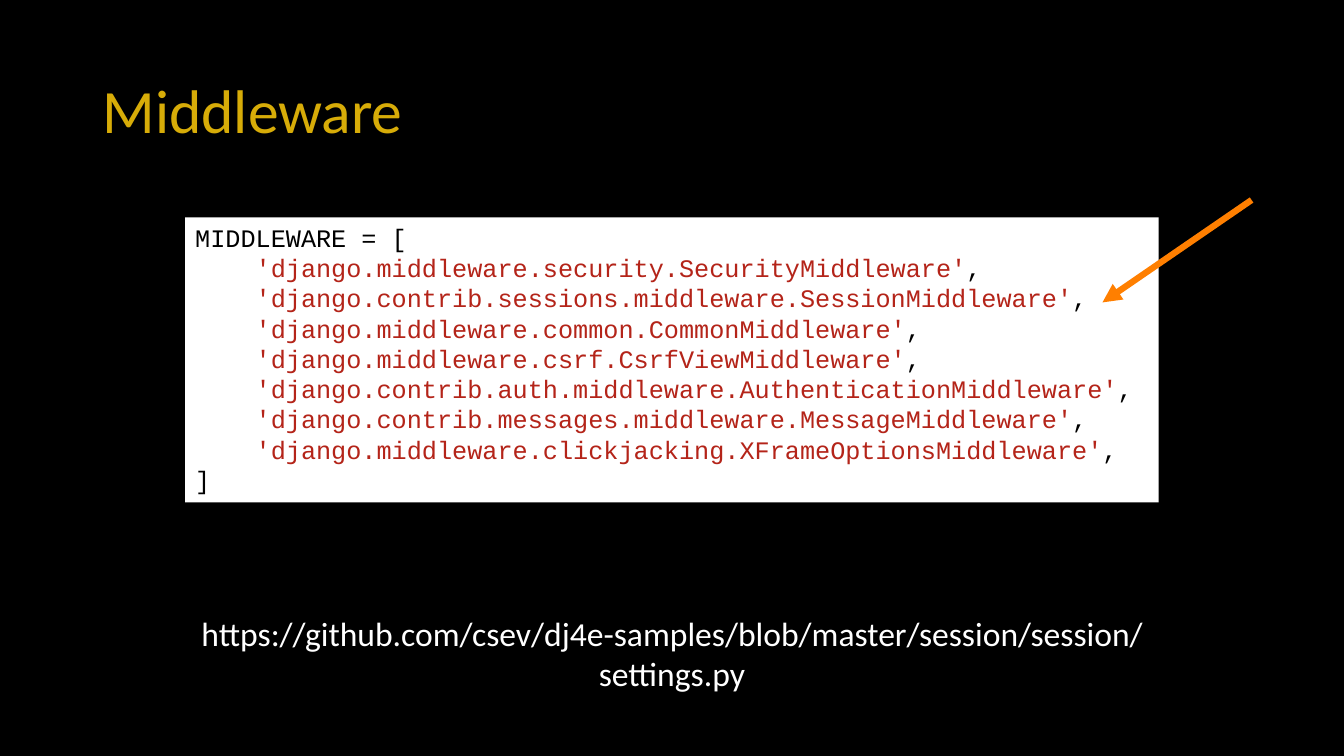
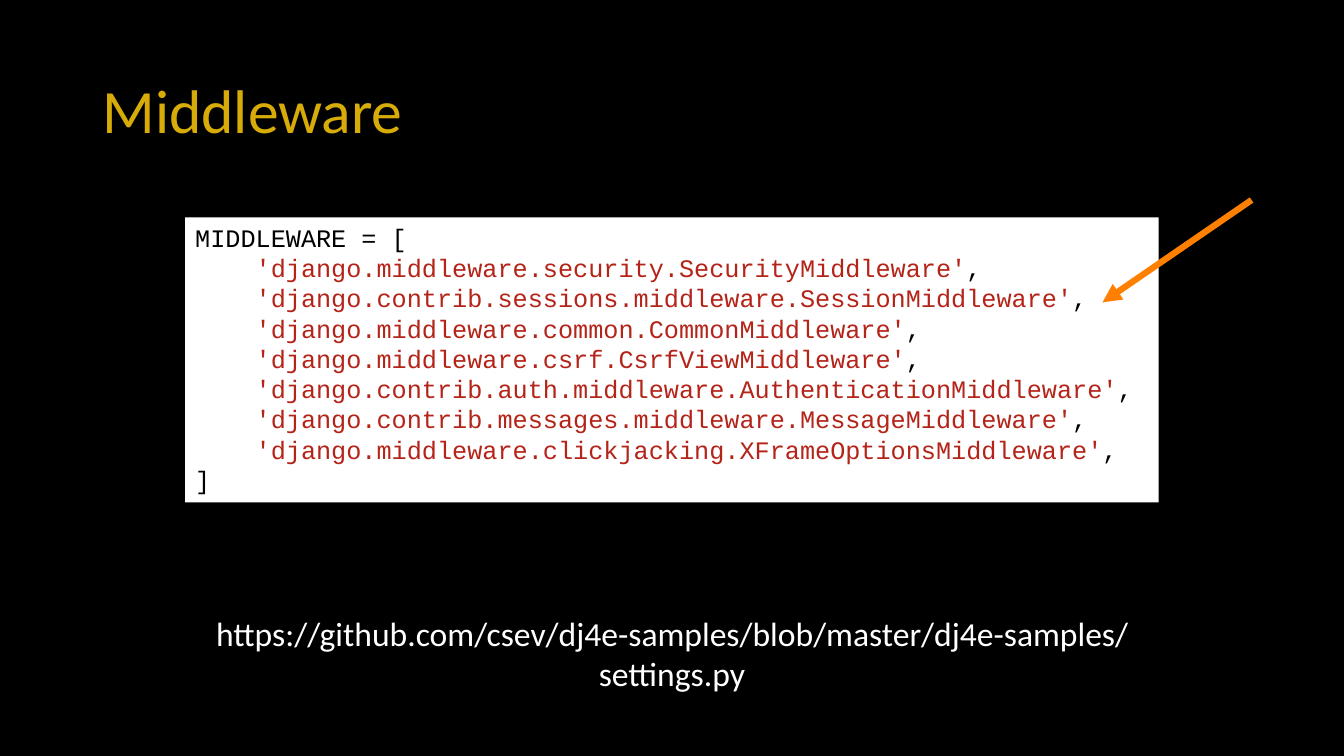
Before and after one commit to csev/dj4e, a slide deck: slide 18 of lectures/DJ-07-Cookies-Sessions.pptx. Drawn at 1344x756 pixels with LibreOffice and Linux fonts; fonts in the diff are those of the drawing. Boxes give left, top, right and bottom in pixels: in the first picture for what was removed or moved away, otherwise in the second. Text is boxed around its words. In the diff, an @@ line names an element or a change of style, - is before the commit and + after.

```diff
--- a/lectures/DJ-07-Cookies-Sessions.pptx
+++ b/lectures/DJ-07-Cookies-Sessions.pptx
@@ text at [216, 622, 1128, 692]: text changed @@
-https://github.com/csev/dj4e-samples/blob/master/session/session/settings.py
+https://github.com/csev/dj4e-samples/blob/master/dj4e-samples/settings.py
```
Also in this commit, not shown: 7 other slides changed, 7 slides added, 6 slides removed, 7 other files.
